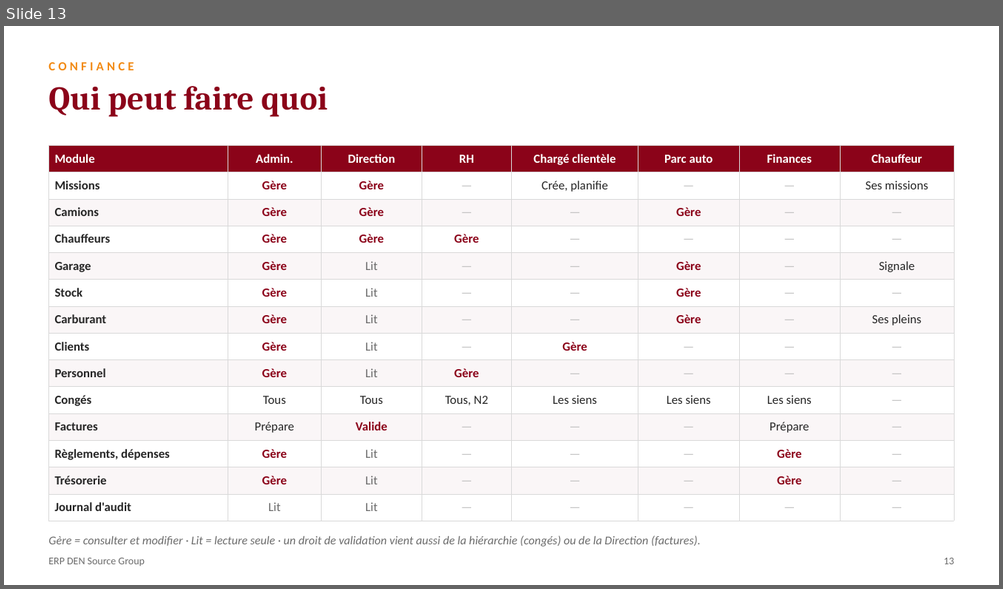
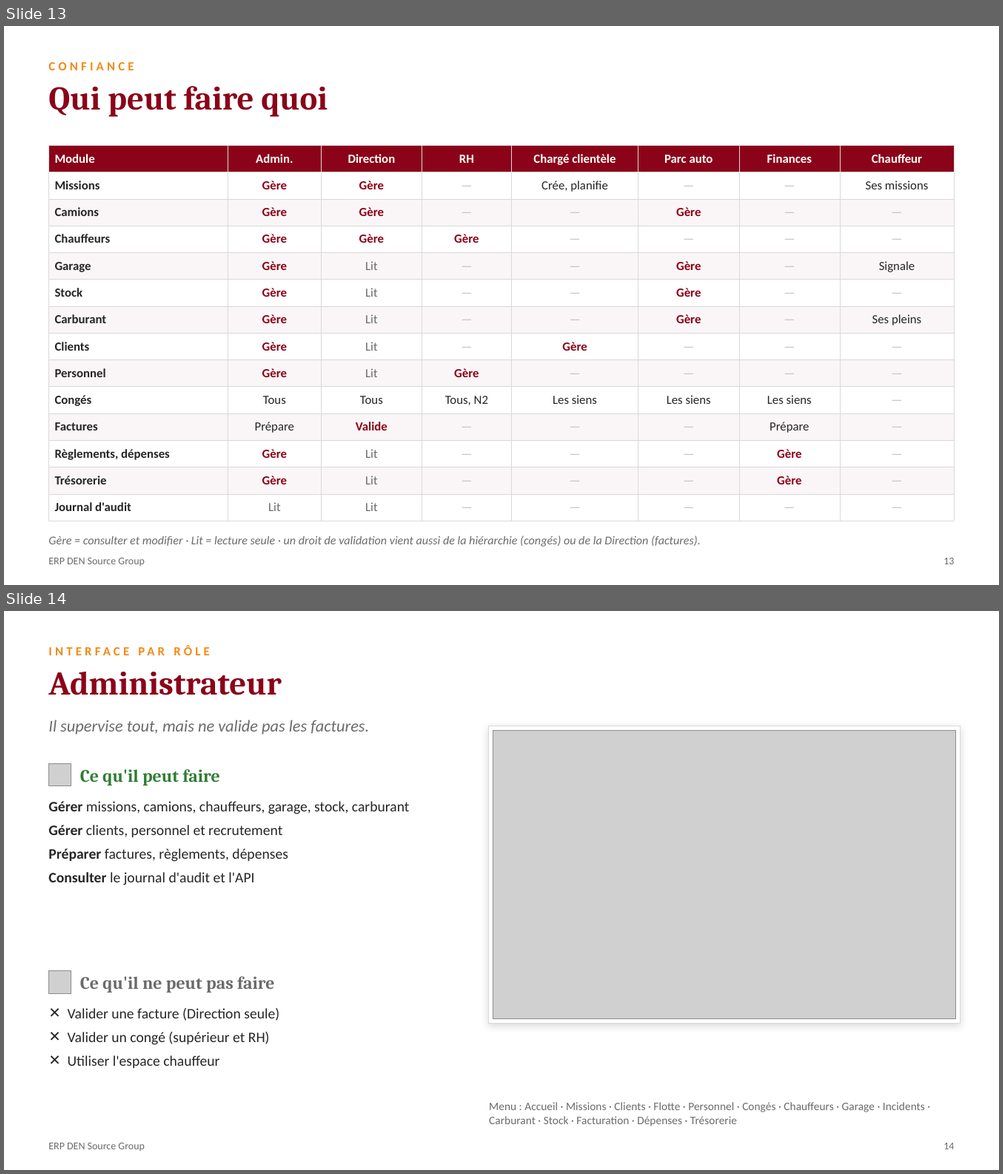
Before and after one commit to AFAQSUCA/erp-densource, a slide deck: Presentation-ERP-DEN-Source.pptx. Shown one above the other, each under a label of ours: slide 13 before the commit, slides 13 and 14 after it. The pictures are 1003x589 and 1003x1174 pixels, drawn with LibreOffice and Linux fonts; fonts in the diff are those of the drawing; grey boxes stand for pictures. Boxes give left, top, right and bottom in pixels: in the first picture for what was removed or moved away, otherwise in the second. Text is boxed around its words. In the diff, an @@ line names an element or a change of style, - is before the commit and + after.

```diff
--- a/Presentation-ERP-DEN-Source.pptx
+++ b/Presentation-ERP-DEN-Source.pptx
@@ slide 14 added at [4,611,999,1170], background #FFFFFF @@
@@ text added at [48,639,720,662], 12 pt, text #F28A14, bold @@
+INTERFACE PAR RÔLE
@@ text added at [48,672,282,695], 32 pt, text #8B0319, bold @@
+Administrateur
@@ text added at [48,720,369,735], 16 pt, text #6B6B6B, italic @@
+Il supervise tout, mais ne valide pas les factures.
@@ rectangle added at [488,726,960,1025], fill #FFFFFF, outline #D9D9D9 0.75 pt @@
@@ picture added at [492,730,956,1020] @@
@@ picture added at [48,764,71,786] @@
@@ text added at [80,769,220,786], 17 pt, text #2E7D32, bold @@
+Ce qu'il peut faire
@@ text added at [48,801,410,886], 14 pt, text #262626 @@
+✓ Gérer missions, camions, chauffeurs, garage, stock, carburant
+✓ Gérer clients, personnel et recrutement
+✓ Préparer factures, règlements, dépenses
+✓ Consulter le journal d'audit et l'API
@@ picture added at [48,971,71,994] @@
@@ text added at [80,977,275,993], 17 pt, text #6B6B6B, bold @@
+Ce qu'il ne peut pas faire
@@ text added at [68,1008,279,1068], 14 pt, text #262626 @@
+✕ Valider une facture (Direction seule)
+✕ Valider un congé (supérieur et RH)
+✕ Utiliser l'espace chauffeur
@@ text added at [489,1102,925,1127], 11 pt, text #6B6B6B @@
+Menu : Accueil · Missions · Clients · Flotte · Personnel · Congés · Chauffeurs · Garage · Incidents · Carburant · Stock · Facturation · Dépenses · Trésorerie
@@ text added at [48,1143,144,1151], 10 pt, text #6B6B6B @@
+ERP DEN Source Group
@@ text added at [943,1143,953,1150], 10 pt, text #6B6B6B @@
+14
```
Also in this commit, not shown: 3 slides changed, 6 other slides added, 1 other file.
